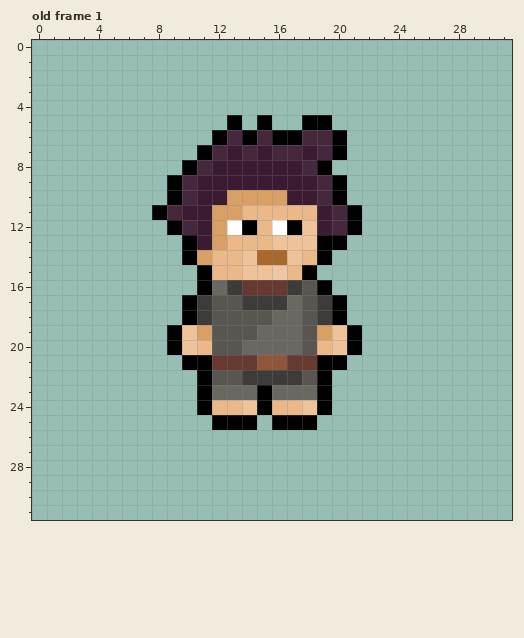
Pixel-art file -- Aseprite/Knight.aseprite. Above: the version before the commit.
32x32 pixels, 1 frame. Colours within 5 levels of each other are drawn and written as one. Shown: old frame 1. The commit also changed other frames, which this record leaves out.
After:
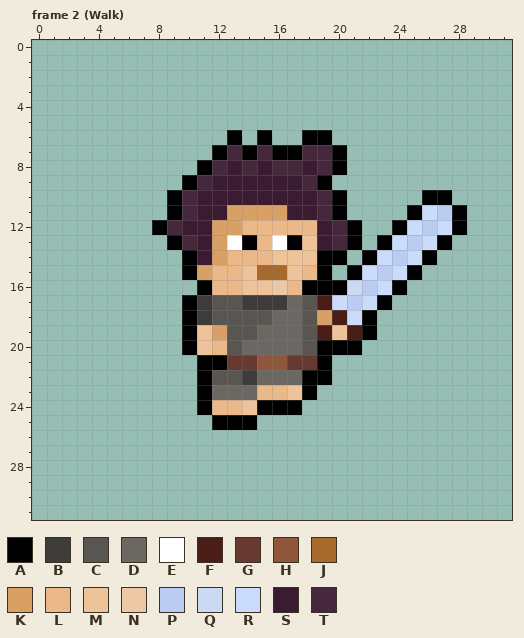
Palette (. is transparent): A #000000  B #3d3c3b  C #595652  D #6b6763  E #ffffff  F #4a1e16  G #663931  H #8f563b  J #a86a2c  K #d9a066  L #ebb989  M #eec39a  N #edc8a6  P #baccf1  Q #ccd9f3  R #cbdbfc  S #3b1b31  T #45283c
A new or re-ordered frame is compared with the old frame closest to it.
Diff:
frames 1 -> 11
layer "Body" added
layer "Hands" added
layer "Head" added
layer "Legs" added
Changed rows in their new state; - is an unchanged pixel.
Frame 2 (Walk) is new; against old frame 1:
first column x 8:
 5 -----.-.--..---------
 6 ----.A.A..AA.--------
 7 ---.ATATAAT----------
 8 --.AT-T-TTSTA--------
 9 -.AT------TA.--------
10 -----SSSS---------AA-
11 .AT-S-KKKSSTA.---ARPA
12 ATS--KL-LLL-----ARPRA
13 -AT--EA-EA-STA-ARPRA-
14 ---SK-LLM-M-A-ARPRA--
15 --AK---JJMLA-ARPRA---
16 ----LLMMNLA-AQPRA----
17 -----------FRPRA-----
18 -----------KFRA------
19 -.AMK------F-FA------
20 -.AML------AA--------
21 --.-A-------.--------
22 -------DDDA----------
23 -------LLMA.---------
24 --------AA..---------
25 --------...----------
Pixel boxes of the changes (left, top, right, bottom) in both pictures:
changed: (152, 115, 467, 430)
